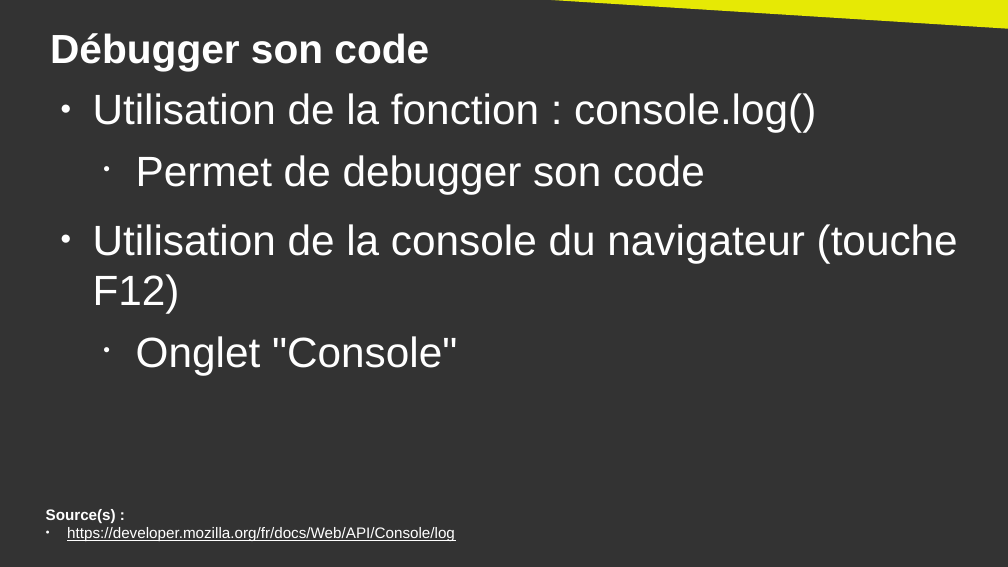
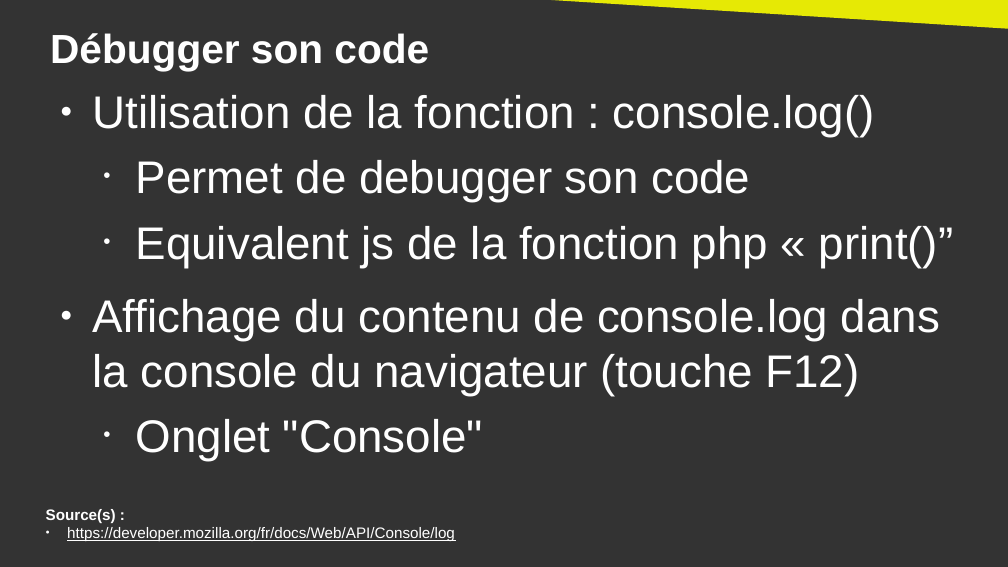
Before and after one commit to DanYellow/cours, a slide deck: slide 29 of integration-web-s2/travaux-pratiques/numero-5/presentation.odp (slide 25 before the commit). Drawn at 1008x567 pixels with LibreOffice and Linux fonts; fonts in the diff are those of the drawing. Boxes give left, top, right and bottom in pixels: in the first picture for what was removed or moved away, otherwise in the second. Text is boxed around its words. In the diff, an @@ line names an element or a change of style, - is before the commit and + after.

```diff
--- a/integration-web-s2/travaux-pratiques/numero-5/presentation.odp
+++ b/integration-web-s2/travaux-pratiques/numero-5/presentation.odp
@@ text at (x1=93, y1=95, x2=875, y2=461): size 33.3 to 36 pt in "Utilisation de la fonction : console.log()", "Permet de debugger son code", "Onglet "Console"" @@
@@ text at (x1=93, y1=226, x2=954, y2=396): text changed; size 33.3 to 36 pt @@
-● Utilisation de la console du navigateur (touche F12)
+  • Equivalent js de la fonction php « print()”
+● Affichage du contenu de console.log dans la console du navigateur (touche F12)
```
Also in this commit, not shown: 31 other slides changed, 7 slides added, 3 slides removed, 6 other files.
